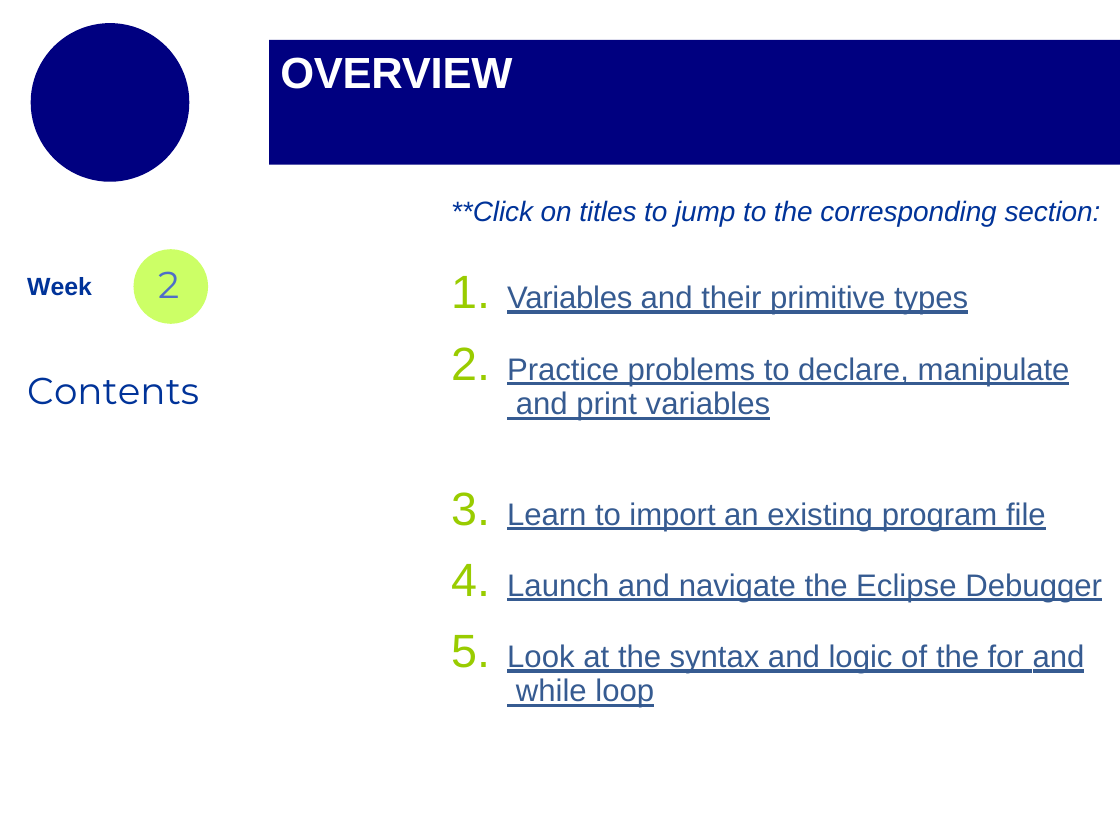
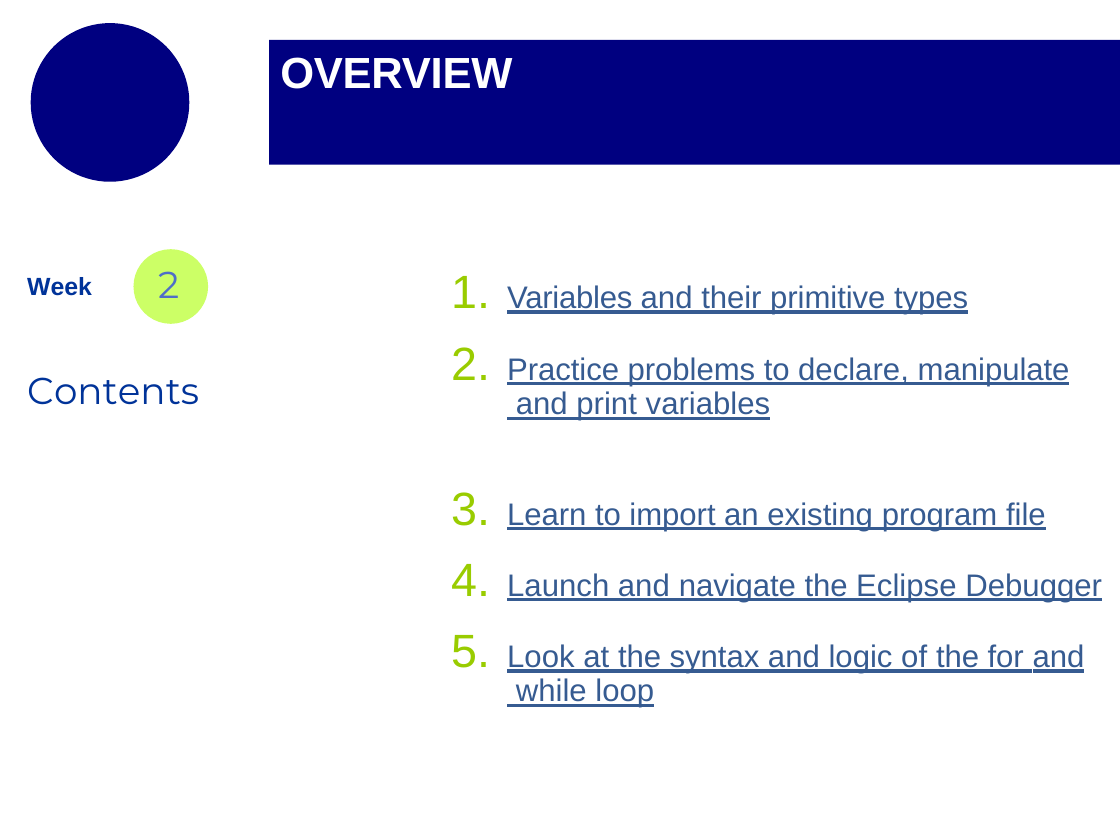
Before and after one commit to mikejohnson51/geog178_2019, a slide deck: slide 2 of section_slides/week2_section_slides_2.pptx. Drawn at 1120x840 pixels with LibreOffice and Linux fonts; fonts in the diff are those of the drawing; background and template pictures are left out. Boxes give left, top, right and bottom in pixels: in the first picture for what was removed or moved away, otherwise in the second. Text is boxed around its words. In the diff, an @@ line names an element or a change of style, - is before the commit and + after.

```diff
--- a/section_slides/week2_section_slides_2.pptx
+++ b/section_slides/week2_section_slides_2.pptx
@@ text removed at bbox=[451, 200, 1101, 226] @@
-**Click on titles to jump to the corresponding section:
```
Also in this commit, not shown: 26 other slides changed, 1 slide added, 3 other files.
